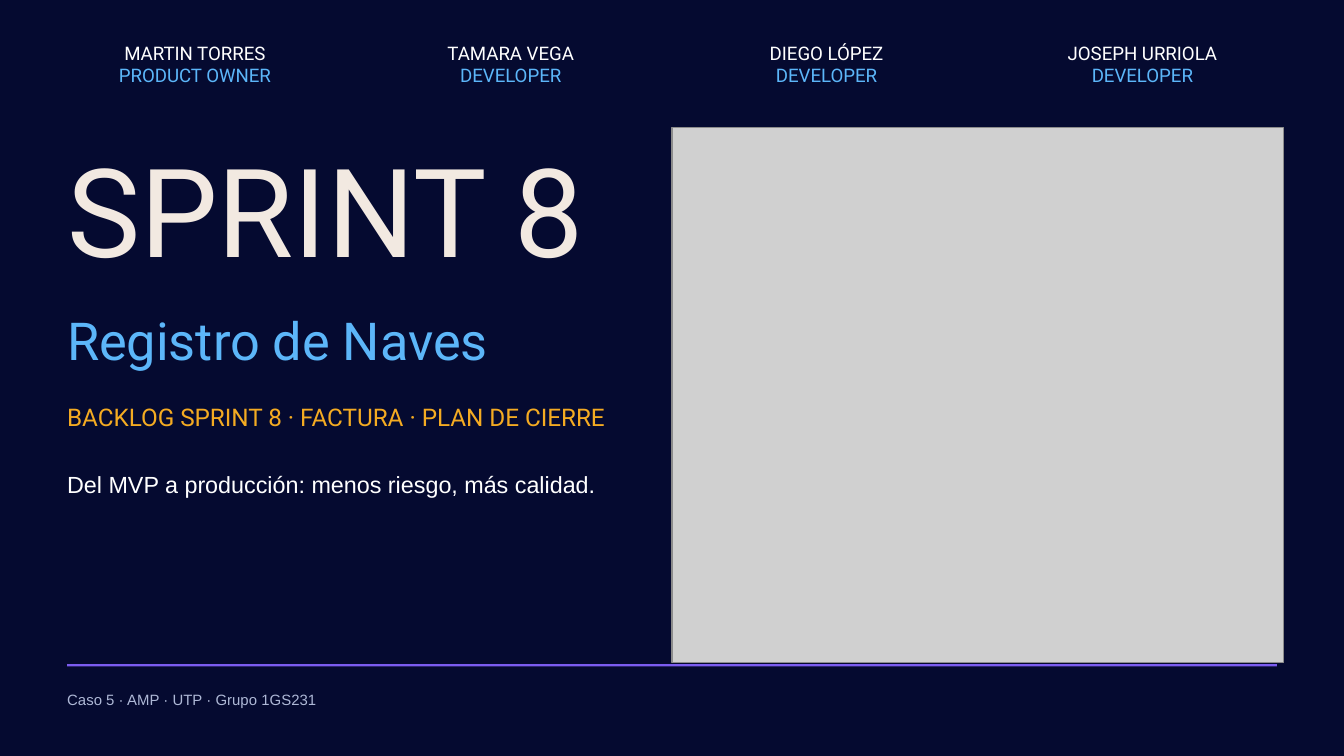
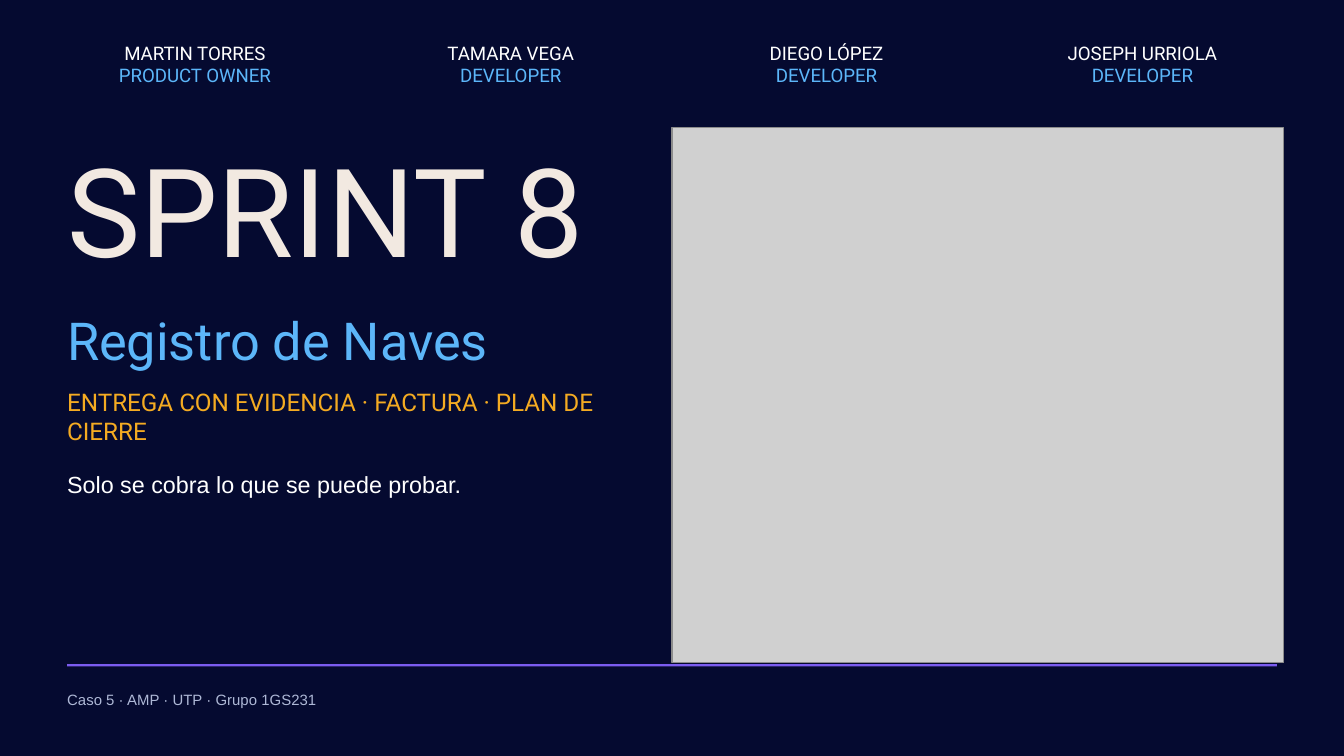
Before and after one commit to torres-martin/registro-maritimo-digital, a slide deck: slide 1 of docs/Sprint8-RegistroNaves.pptx. Drawn at 1344x756 pixels with LibreOffice and Linux fonts; fonts in the diff are those of the drawing; grey boxes stand for pictures. Boxes give left, top, right and bottom in pixels: in the first picture for what was removed or moved away, otherwise in the second. Text is boxed around its words. In the diff, an @@ line names an element or a change of style, - is before the commit and + after.

```diff
--- a/docs/Sprint8-RegistroNaves.pptx
+++ b/docs/Sprint8-RegistroNaves.pptx
@@ text at (x1=67, y1=393, x2=593, y2=441): text changed @@
-BACKLOG SPRINT 8 · FACTURA · PLAN DE CIERRE
+ENTREGA CON EVIDENCIA · FACTURA · PLAN DE CIERRE
@@ text at (x1=67, y1=476, x2=461, y2=498): text changed @@
-Del MVP a producción: menos riesgo, más calidad.
+Solo se cobra lo que se puede probar.
```
Also in this commit, not shown: 5 other slides changed, 1 other file.
